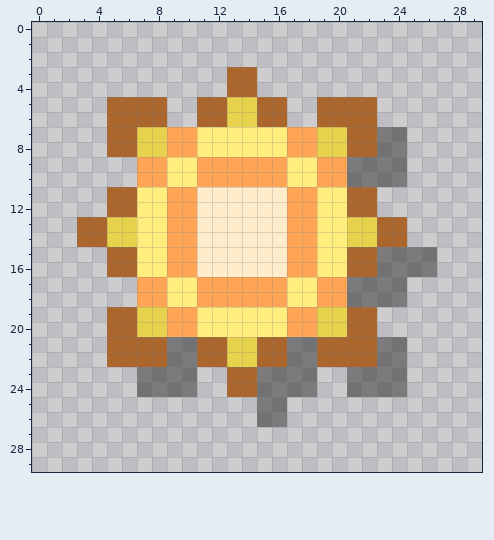
Pixel-art sprite, stored at Events/SunnyDayBiome_Icon.png. Above: the version before the commit.
The file is 30x30 pixels.
The same view after the edit:
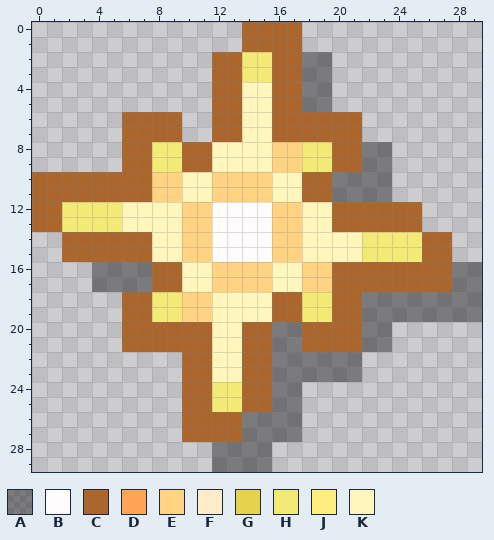
Palette (. is transparent): A #00000066  B #fffcfe  C #aa662c  D #ffa555  E #ffd381  F #ffeccb  G #e7d24e  H #f3e976  J #ffed7d  K #fff6be
Diff:
@@ x 0..29 @@
- 0 ..............................
- 1 ..............................
- 2 ..............................
- 3 .............CC...............
- 4 .............CC...............
- 5 .....CCCC..CCGGCC..CCCC.......
- 6 .....CCCC..CCGGCC..CCCC.......
- 7 .....CCGGDDJJJJJJDDGGCCAA.....
- 8 .....CCGGDDJJJJJJDDGGCCAA.....
- 9 .......DDJJDDDDDDJJDDAAAA.....
-10 .......DDJJDDDDDDJJDDAAAA.....
-11 .....CCJJDDFFFFFFDDJJCC.......
-12 .....CCJJDDFFFFFFDDJJCC.......
-13 ...CCGGJJDDFFFFFFDDJJGGCC.....
-14 ...CCGGJJDDFFFFFFDDJJGGCC.....
-15 .....CCJJDDFFFFFFDDJJCCAAAA...
-16 .....CCJJDDFFFFFFDDJJCCAAAA...
-17 .......DDJJDDDDDDJJDDAAAA.....
-18 .......DDJJDDDDDDJJDDAAAA.....
-19 .....CCGGDDJJJJJJDDGGCC.......
-20 .....CCGGDDJJJJJJDDGGCC.......
-21 .....CCCCAACCGGCCAACCCCAA.....
-22 .....CCCCAACCGGCCAACCCCAA.....
-23 .......AAAA..CCAAAA..AAAA.....
-24 .......AAAA..CCAAAA..AAAA.....
-25 ...............AA.............
-26 ...............AA.............
-27 ..............................
-28 ..............................
-29 ..............................
+ 0 ..............CCCC............
+ 1 ..............CCCC............
+ 2 ............CCHHCCAA..........
+ 3 ............CCHHCCAA..........
+ 4 ............CCKKCCAA..........
+ 5 ............CCKKCCAA..........
+ 6 ......CCCC..CCKKCCCCCC........
+ 7 ......CCCC..CCKKCCCCCC........
+ 8 ......CCHHCCKKKKEEHHCCAA......
+ 9 ......CCHHCCKKKKEEHHCCAA......
+10 CCCCCCCCEEKKEEEEKKCCAAAA......
+11 CCCCCCCCEEKKEEEEKKCCAAAA......
+12 CCHHHHKKKKEEBBBBEEKKCCCCCC....
+13 CCHHHHKKKKEEBBBBEEKKCCCCCC....
+14 ..CCCCCCKKEEBBBBEEKKKKHHHHCC..
+15 ..CCCCCCKKEEBBBBEEKKKKHHHHCC..
+16 ....AAAACCKKEEEEKKEECCCCCCCCAA
+17 ....AAAACCKKEEEEKKEECCCCCCCCAA
+18 ......CCHHEEKKKKCCHHCCAAAAAAAA
+19 ......CCHHEEKKKKCCHHCCAAAAAAAA
+20 ......CCCCCCKKCCAACCCCAA......
+21 ......CCCCCCKKCCAACCCCAA......
+22 ..........CCKKCCAAAAAA........
+23 ..........CCKKCCAAAAAA........
+24 ..........CCHHCCAA............
+25 ..........CCHHCCAA............
+26 ..........CCCCAAAA............
+27 ..........CCCCAAAA............
+28 ............AAAA..............
+29 ............AAAA..............
Changed places in both pictures, as pixel boxes (x1, y1, x2, y2):
changed: (32, 22, 482, 472)
